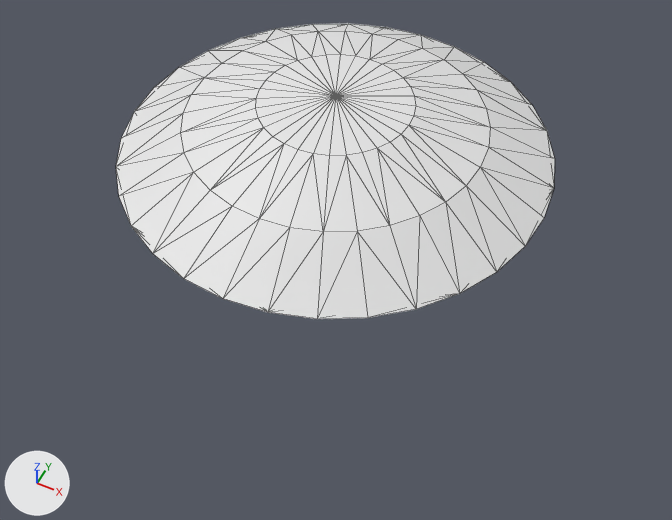
Before and after pictures for a commit that changed the OBJ model resources/hcp-small-fraction.obj.
Before and after are seen from a 50 mm camera at (0.808, -1.613, 2.42) aimed at (0.084, -0.166, 0.611). The lights are fixed; the arrows at lower left show +X, +Y and +Z. Mesh edges are drawn as thin lines. Where no turn or scale is listed for an object, it has been applied to the vertices.

Script lines for the objects in view, before the commit:
```python
me_sphere_001 = bpy.data.meshes.new('sphere.001')
me_sphere_001.from_pydata(...)  # 97 vertices, 190 faces; spans x -0.556..0.556, y -0.556..0.556, z 0.831..1.0
me_sphere_001.materials.append(mat_none)  # white #e7e7e7
ob_sphere_001 = bpy.data.objects.new('sphere.001', me_sphere_001)
ob_sphere_001.location = (0.0, 0.0, 0.0)
```
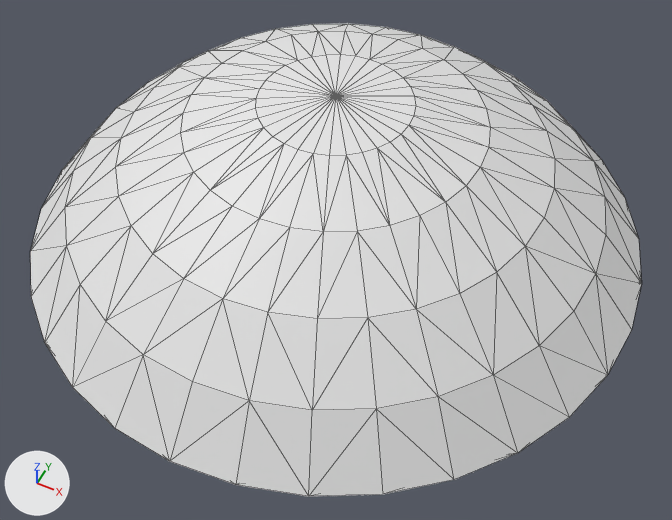
Commit message: Fixed HCP sphere fraction models

Edits to the bpy script that builds the scene:
```text
Change me_sphere_001:
    used by ob_sphere_001; location = (0.0, 0.0, 0.0)
    remove me_sphere_001.from_pydata(...)  # 97 vertices, 190 faces; spans x -0.556..0.556, y -0.556..0.556, z 0.831..1.0
    add me_sphere_001.from_pydata(...)  # 161 vertices, 318 faces; spans x -0.831..0.831, y -0.831..0.831, z 0.556..1.0
    me_sphere_001 part 1
    30 faces are deleted
    64 vertices are added at x -0.831..0.831, y -0.831..0.831, z 0.556..0.707
    158 new faces join them
```

What differs and where, as boxes [x1, y1, x2, y2] in the pictures (672 x 520 px):
'sphere.001', reshaped (39% wider, 60% taller): before [116, 23, 555, 319]; after [30, 23, 642, 496]
part 1 of me_sphere_001, built on: after [30, 50, 642, 496]
